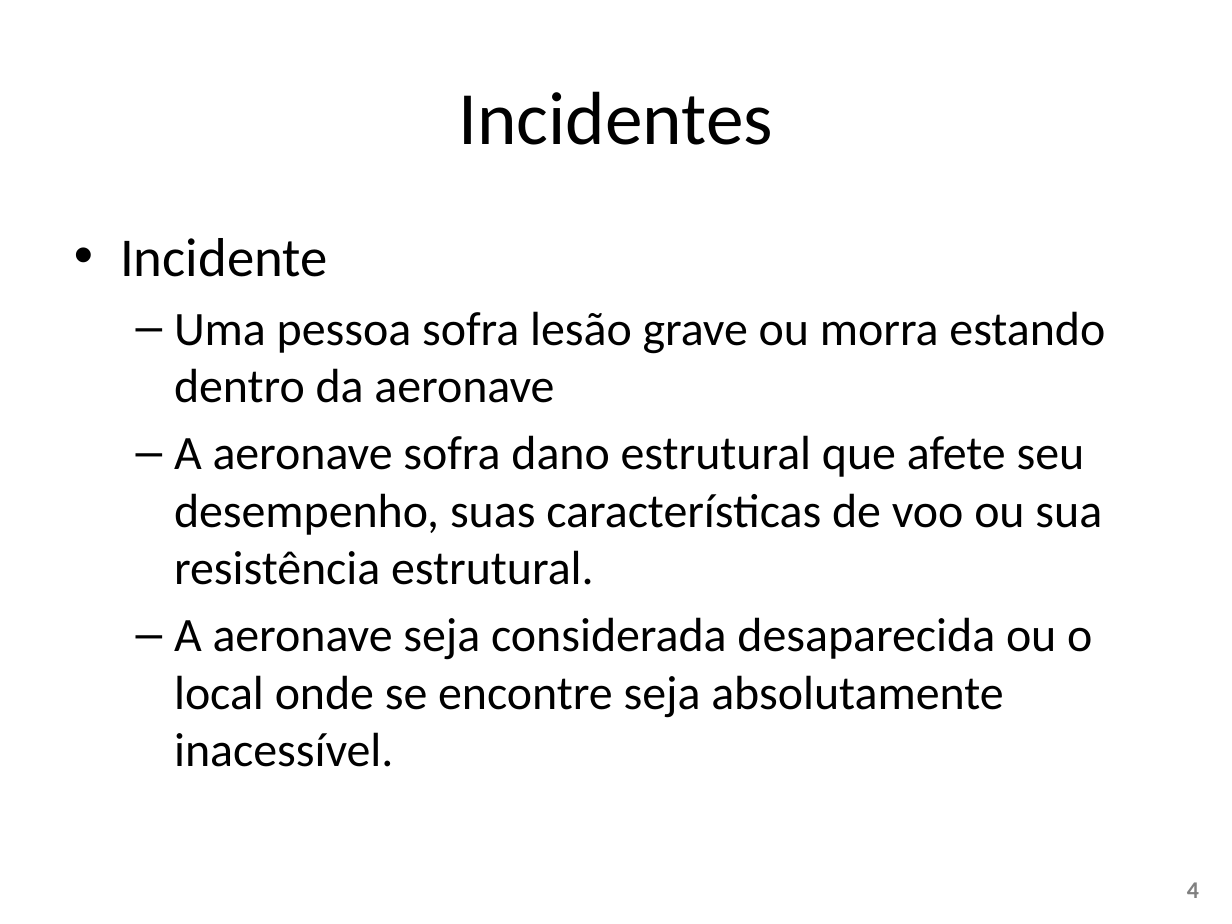
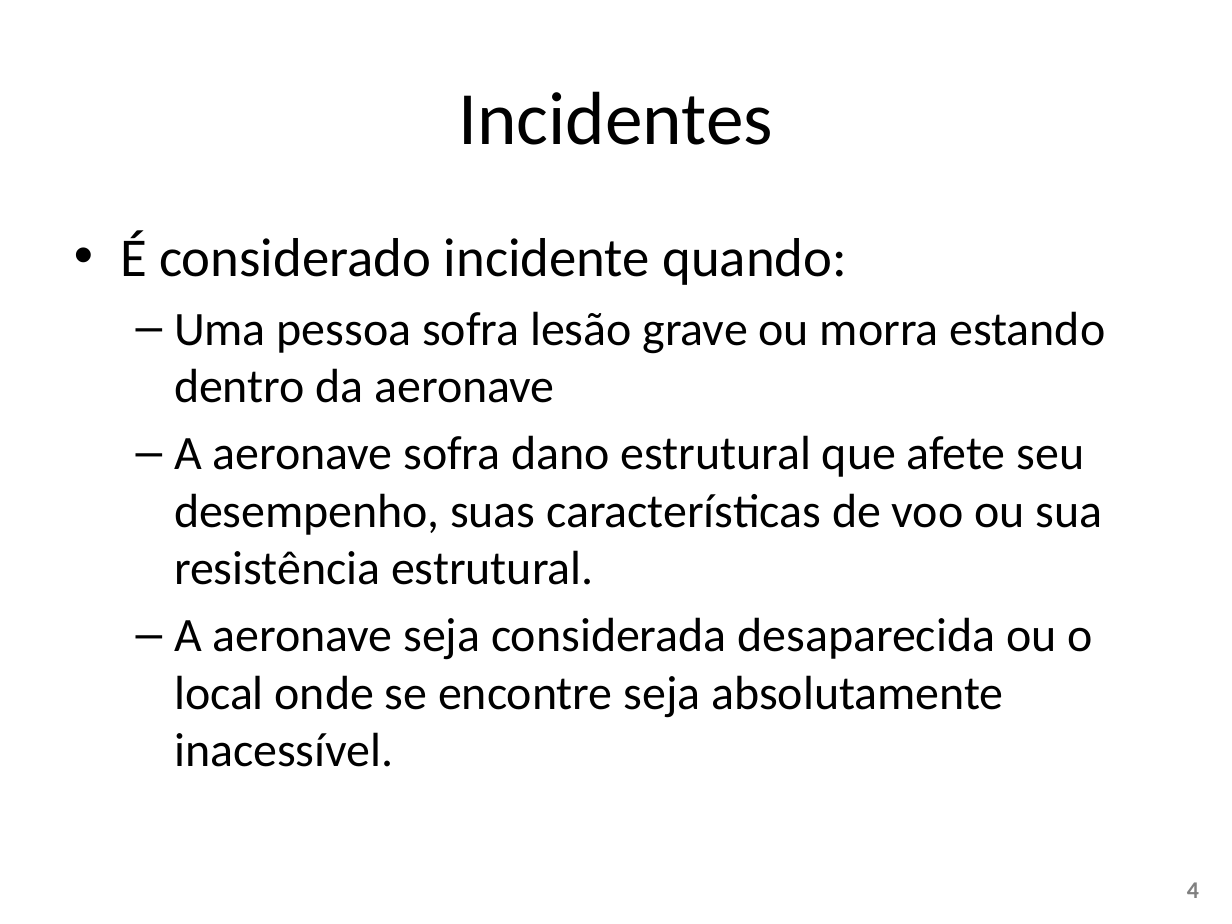
Before and after one commit to W3SS/ciencia-dados, a slide deck: slide 4 of apresentacao ciencia dados.pptx. Drawn at 1232x924 pixels with LibreOffice and Linux fonts; fonts in the diff are those of the drawing. Boxes give left, top, right and bottom in pixels: in the first picture for what was removed or moved away, otherwise in the second. Text is boxed around its words. In the diff, an @@ line names an element or a change of style, - is before the commit and + after.

```diff
--- a/apresentacao ciencia dados.pptx
+++ b/apresentacao ciencia dados.pptx
@@ text at (120, 230, 847, 285): text changed @@
-• Incidente
+• É considerado incidente quando:
```
Also in this commit, not shown: 5 other slides changed.
